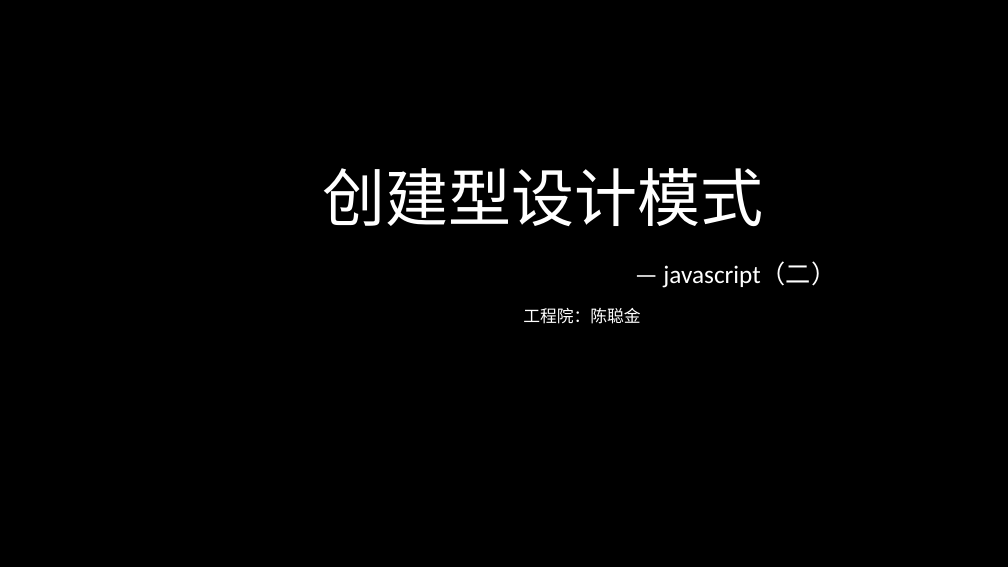
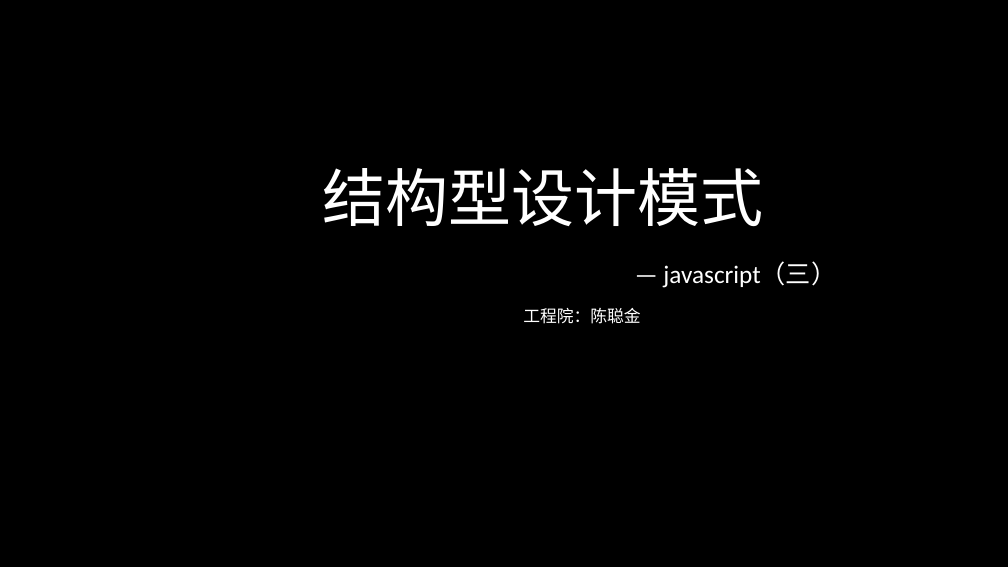
Before and after one commit to 643364103/design, a slide deck: slide 1 of designpattern/ppt/设计模式（三）.pptx. Drawn at 1008x567 pixels with LibreOffice and Linux fonts; fonts in the diff are those of the drawing. Boxes give left, top, right and bottom in pixels: in the first picture for what was removed or moved away, otherwise in the second. Text is boxed around its words. In the diff, an @@ line names an element or a change of style, - is before the commit and + after.

```diff
--- a/designpattern/ppt/设计模式（三）.pptx
+++ b/designpattern/ppt/设计模式（三）.pptx
@@ text at (x1=322, y1=168, x2=763, y2=226): text changed @@
-创建型设计模式
+结构型设计模式
@@ title at (x1=663, y1=263, x2=836, y2=288): text changed @@
-— javascript（二）
+— javascript（三）
```
Also in this commit, not shown: 1 other slide changed, 4 slides added, 17 slides removed, 7 other files.
